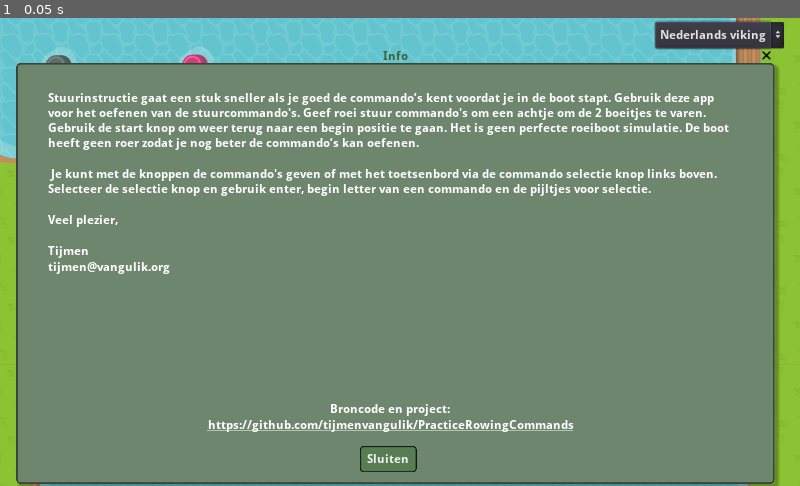
Above: before the commit, frame 1.
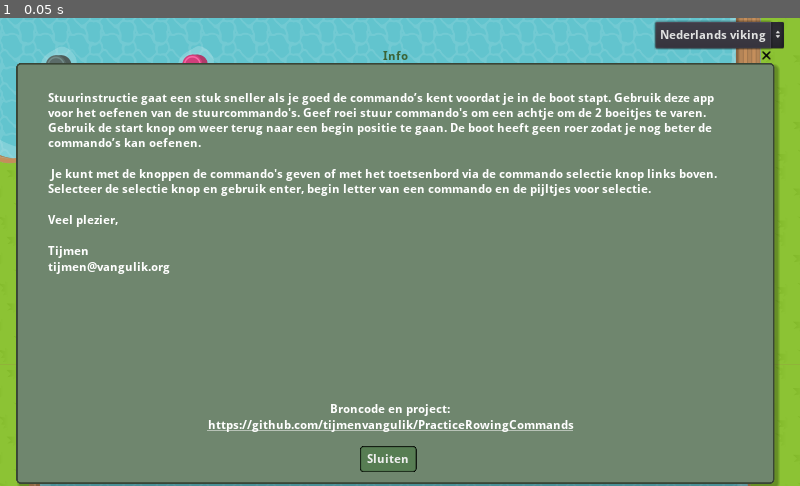
Above: after the commit, the same moment.

Repository: tijmenvangulik/PracticeRowingCommands
Game: Godot game, scene res://World.tscn
The game is run twice, just before and just after one commit, with the same random seed, the same clock (stepped at 60 frames per second) and the same inputs.
Inputs:
- Up to frame 1 (0.05 s): no input

The runs differ from the first frame. In frame 1, 0.8% of the frame differs, in the area x 6-92%, y 22-29%.

Commit message:
Best command, open browser and text changes

Diff:
--- a/Boat.gd
+++ b/Boat.gd
@@ -18,6 +18,11 @@
 var lightPaddleFactor=0.5
 var lightPaddleDestTurnFactor=0.5
 var lightPaddleOn=false
+
+var bestExtraRotation=2
+
+enum BestState {Normal,StuurboordBest,BakboordBest}
+var bestState : int= BestState.Normal
 var lowNoRowingSpeed=lightPaddleFactor*max_speed
 
 var speedDirectErrorLevel=20
@@ -70,7 +75,10 @@
   UitbrengenSB,
   UitbrengenBB,
   LightPaddle,
-  LightPaddleBedankt
+  LightPaddleBedankt,
+  StuurboordBest,
+  BakboortBest,
+  BestBedankt
 }
 var commandNames = [
   "LaatLopen",
@@ -99,7 +107,10 @@
   "UitbrengenSB",
   "UitbrengenBB",
   "LightPaddle",
-  "LightPaddleBedankt"
+  "LightPaddleBedankt",
+  "StuurboordBest",
+  "BakboortBest",
+  "BestBedankt"
 ]
 var lastCommand=-1
 var newCommand=-1
@@ -198,6 +209,10 @@
 		var extraTurnForce= Vector2(currentSpeed*0.02*forceMultiplier,0).rotated(angle+PI)
 		apply_impulse(Vector2(0,25*sign(destinationTurnSpeed)).rotated(rotation),extraTurnForce)
 
+	if bestState==BestState.StuurboordBest:
+		apply_torque_impulse(-bestExtraRotation);
+	else: if bestState==BestState.BakboordBest:
+		apply_torque_impulse(bestExtraRotation);
 	#check on colliding
 	var collidingBodies=get_colliding_bodies()
 
@@ -356,13 +371,34 @@
 			oarsCommand(OarsCommand.RiemenHoogSB)
 		Command.RiemenHoogBB:
 			oarsCommand(OarsCommand.RiemenHoogBB)
-
+		Command.StuurboordBest:
+			setBest(BestState.StuurboordBest)
+		Command.BakboortBest:
+			setBest(BestState.BakboordBest)
+		Command.BestBedankt:
+			setBest(BestState.Normal)
 	lastCommand=command
+
+func setBestState(newState : int):
+	if (state!=RowState.HalenBeideBoorden):
+		showError("CommandoNietMogelijk")
+	else:
+		if newState!=BestState.Normal && bestState!=BestState.Normal:
+			showError("CommandoNietMogelijk")
+		else: bestState=	newState
 
 func setLightPaddle(newLightPaddle:bool):
 	if newLightPaddle==lightPaddleOn:
 		showError("CommandoNietMogelijk")
 	else: lightPaddleOn=newLightPaddle
+
+func setBest(newBestState :int):
+	if newBestState==BestState.Normal:
+		if bestState!=BestState.StuurboordBest && bestState!= BestState.BakboordBest:
+			showError("CommandoNietMogelijk")
+		else:setBestState(newBestState)
+	else:
+		setBestState(newBestState)
 
 func changeState(newState:int,direction:int):
 	var oldState=state
@@ -518,7 +554,9 @@
 	newPosition_x=x
 	newPosition_y=y
 	lightPaddleOn=false
+	bestState=BestState.Normal
 	# reset speed or turn
+	$"../CanvasLayer/ButtonsContainer".visible=true
 	currentSpeed=0
 	currentTurnSpeed=0
 	state=RowState.LaatLopen
--- /dev/null
+++ b/Links.gd
@@ -0,0 +1,6 @@
+extends RichTextLabel
+
+
+func _gui_input(event):
+	if event is InputEventMouseButton:
+		JavaScript.eval("window.open('https://github.com/tijmenvangulik/PracticeRowingCommands')")
--- a/World.gd
+++ b/World.gd
@@ -9,7 +9,35 @@
 	$"CanvasLayer/IntroDialog".visible=true
 	$"CanvasLayer/OptionStart".visible=false
 	$"CanvasLayer/OptionCommands".visible=false
+	#loadSettings();
 
 func set_camera_limits():
 	var map_limits = $TileMap.get_used_rect()
 	var map_cellsize = $TileMap.cell_size
+
+func getSettings():
+    var save_dict = {
+        "test" : "flap"
+    }
+    return save_dict
+
+func setSettings(dict):
+	pass
+
+func saveSettings():
+	var save_game = File.new()
+	save_game.open("user://settings.save", File.WRITE)
+	var settings=getSettings()
+	save_game.store_line(to_json(settings))
+	save_game.close()
+
+func loadSettings():
+	var save_game = File.new()
+	if not save_game.file_exists("user://settings.save"):
+		return # Error! We don't have a save to load.
+	save_game.open("user://settings.save", File.READ)
+	while save_game.get_position() < save_game.get_len():
+        # Get the saved dictionary from the next line in the save file
+		var dict = parse_json(save_game.get_line())
+		setSettings(dict)
+	save_game.close()
--- a/World.tscn
+++ b/World.tscn
@@ -54,6 +54,7 @@
 [ext_resource path="res://RiemenHoogSB.gd" type="Script" id=52]
 [ext_resource path="res://ButtonDisabled.tres" type="StyleBox" id=53]
 [ext_resource path="res://BoatPath.gd" type="Script" id=54]
+[ext_resource path="res://Links.gd" type="Script" id=55]
 
 [sub_resource type="ConvexPolygonShape2D" id=1]
 points = PoolVector2Array( 126.768, 18.0157, 117.559, 19.6902, 109.744, 13.2713, 106.395, 1.27078, 126.21, 1.27078 )
@@ -1229,6 +1230,7 @@
 margin_bottom = 483.0
 bbcode_enabled = true
 text = "IntroText"
+script = ExtResource( 55 )
 __meta__ = {
 "_edit_use_anchors_": false
 }
--- a/translations/Translations.csv
+++ b/translations/Translations.csv
@@ -28,10 +28,10 @@
 EerstSlippen;Eerst slippen;Eerst slippen;todo
 EerstUitBrengen;Eerst uitbrengen;Eerst uitbrengen;todo
 StartPositie;Start;Start;Start
-StartOpWater;Start op water;Start op water;todo
+StartOpWater;Start op water;Start op water;Start on water
 StartAangelegd;Start wegvaren;Start wegvaren;todo
 UseButtons;Gebruik commando knoppen;Gebruik commando knoppen;Use command buttons
-IntroText;Stuurinstructie gaat een stuk sneller als je goed  …(202 unchanged characters)… r terug naar een begin positie te gaan. Het is geen perfecte roeiboot simulatie. De boot heeft geen roer zodat je nog beter de commando’s kan oefenen.\n\n Je kunt met de knoppen de commando's geven of met het toetsenbord via de commando selectie knop links boven. Selecteer de selectie knop en gebruik enter, begin letter van een commando en de pijltjes voor selectie.\n\nVeel plezier,\n\nTijmen\ntijmen@vangulik.org;Stuurinstructie gaat een stuk sneller als je goed de commando’s kent voordat je in de boot stapt. Gebruik deze app voor het oefenen van de stuurcommando's. Geef roei stuur commando's om een achtje om de 2 boeitjes te varen. Gebruik de start knop om weer terug naar een begin positie te gaan. Het is geen perfecte roeiboot simulatie. De boot heeft geen roer zodat je nog b …(382 unchanged characters)…
+IntroText;Stuurinstructie gaat een stuk sneller als je goed  …(202 unchanged characters)… r terug naar een begin positie te gaan. De boot heeft geen roer zodat je nog beter de commando’s kan oefenen.\n\n Je kunt met de knoppen de commando's geven of met het toetsenbord via de commando selectie knop links boven. Selecteer de selectie knop en gebruik enter, begin letter van een commando en de pijltjes voor selectie.\n\nVeel plezier,\n\nTijmen\ntijmen@vangulik.org;Stuurinstructie gaat een stuk sneller als je goed de commando’s kent voordat je in de boot stapt. Gebruik deze app voor het oefenen van de stuurcommando's. Geef roei stuur commando's om een achtje om de 2 boeitjes te varen. Gebruik de start knop om weer terug naar een begin positie te gaan. De boot heeft geen roer zodat je nog b …(382 unchanged characters)…
 Close;Sluiten;Sluiten;Close
 ShowIntroText;Introductie tekst;Introductie tekst;Introduction text
 Links;[center]Broncode en project:[/center]\n[center] [url=https://github.com/tijmenvangulik/PracticeRowingCommands]htt …(436 unchanged characters)…
@@ -50,3 +50,6 @@
 StartStrijkendAanleggenWalMinderKnoppen;Start strijkend aanleggen hoge wal (minder knoppen);Start strijkend aanleggen (minder knoppen);todo
 UitzettenSB;Uitzetten SB;Uitzetten SB;Push away starboard
 UitzettenBB;Uitzetten BB;Uitzetten BB;Push away port
+StuurboordBest;Stuurboord best;Stuurboord best;todo
+BakboortBest;Bakboord best;Bakboord best;todo
+BestBedankt;Best bedankt;Best bedankt;todo
Not shown: 1 places in World.tscn that only renumber resources
Binary file changed: translations/Translations.en.translation
Binary file changed: translations/Translations.nl.translation
Binary file changed: translations/Translations.nl_NL.translation
Not shown, changed: translations/Translations.numbers
